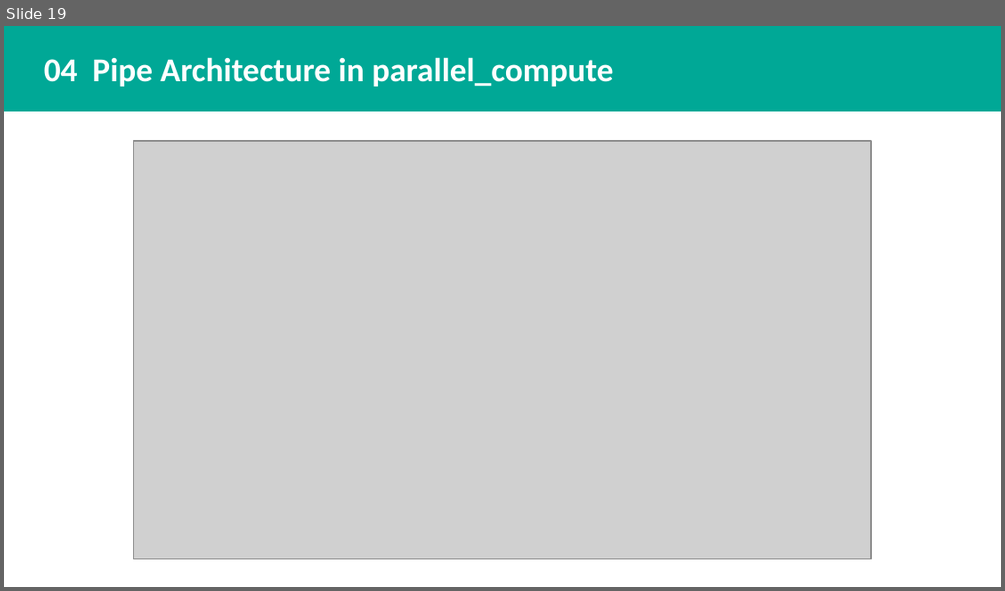
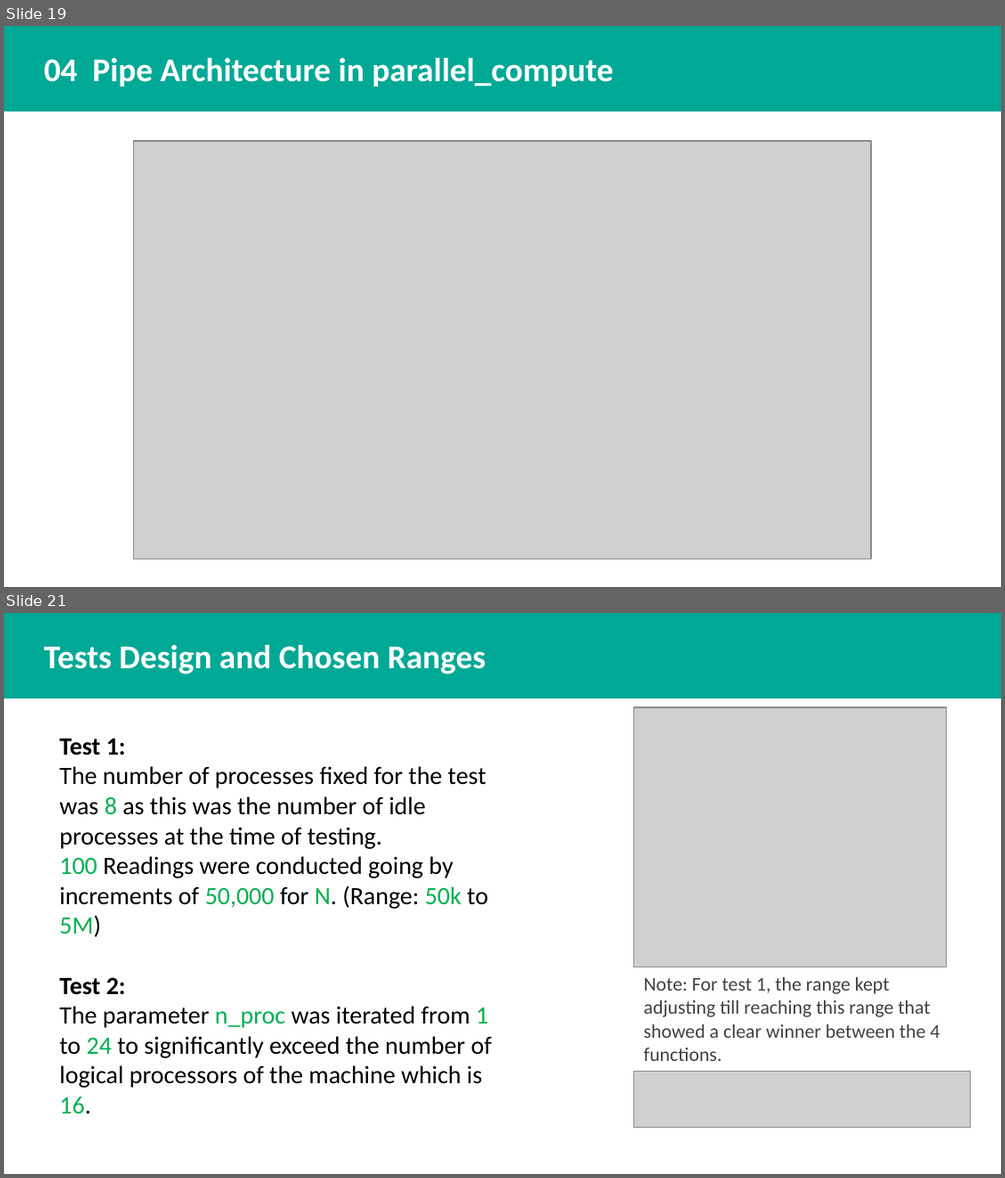
Before and after one commit to Sama3mad/Project-5---IPC-via-Shared-Memory-POSIX-Threads-, a slide deck: project_slides.pptx. Shown one above the other, each under a label of ours: slide 19 before the commit, slides 19 and 21 after it; the slides between them are not shown. The pictures are 1005x591 and 1005x1178 pixels, drawn with LibreOffice and Linux fonts; fonts in the diff are those of the drawing; grey boxes stand for pictures. Boxes give left, top, right and bottom in pixels: in the first picture for what was removed or moved away, otherwise in the second. Text is boxed around its words. In the diff, an @@ line names an element or a change of style, - is before the commit and + after.

```diff
--- a/project_slides.pptx
+++ b/project_slides.pptx
@@ slide 21 added at box(4, 613, 1001, 1174), background #FFFFFF @@
@@ rectangle added at box(4, 613, 1001, 698), fill #00A896, outline #00A896 1 pt @@
@@ text added at box(44, 644, 485, 674), 24 pt, text #FFFFFF, bold @@
+Tests Design and Chosen Ranges
@@ picture added at box(634, 707, 946, 967) @@
@@ text added at box(59, 738, 492, 1114), 18 pt, text #000000 @@
+Test 1:
+The number of processes fixed for the test was 8 as this was the number of idle processes at the time of testing.
+100 Readings were conducted going by increments of 50,000 for N. (Range: 50k to 5M)
+Test 2:
+The parameter n_proc was iterated from 1 to 24 to significantly exceed the number of logical processors of the machine which is 16.
@@ text added at box(644, 977, 939, 1061), 14 pt, text #404040 @@
+Note: For test 1, the range kept adjusting till reaching this range that showed a clear winner between the 4 functions.
@@ picture added at box(634, 1070, 970, 1127) @@
```
Also in this commit, not shown: 1 slide changed, 4 other slides added, 7 other files.
